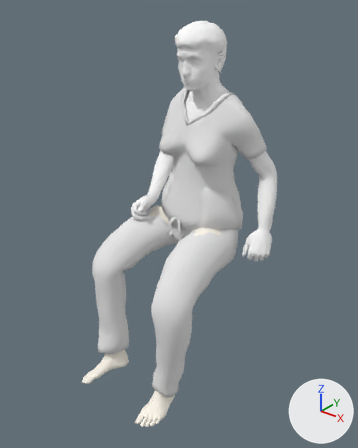
What one commit did to the Blender file blend/woman/w2/w2_A.blend.
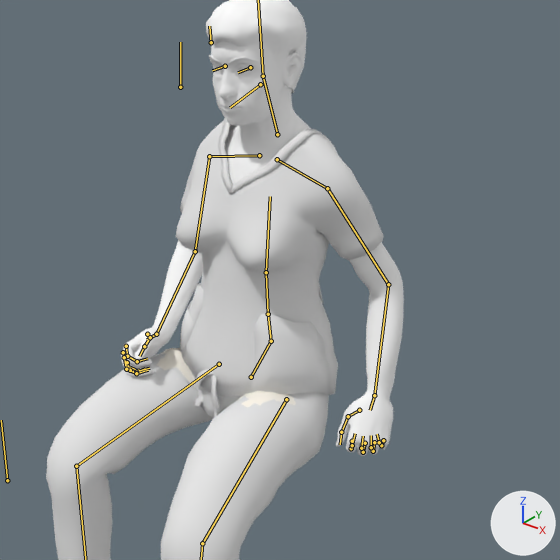
Each version is shown whole from a 50 mm lens placed at (1.368, -1.405, 1.922), pointed at (0.11, 0.167, 0.948), then close up on the part from 19% to 100% of the width and 6% to 70% of the height. Lighting does not change. The marker at lower right points along +X, +Y and +Z. Both versions are drawn at frame 278 of the action '0040_sit_with_help'; the numbers are the values there. The bones that bend it are drawn over the model as lines in the close-ups.

The first close-up shows 'W2:Female_generic', 'W2:Harvey_fscrubbottoms2', 'W2:Harvey_fscrubtop2', 'W2:Short02'.
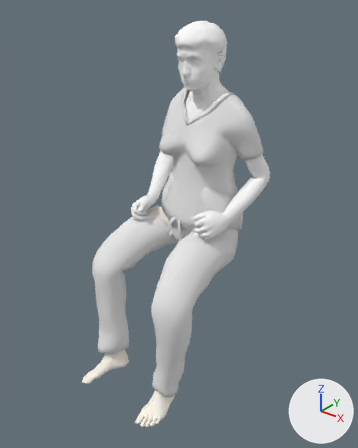
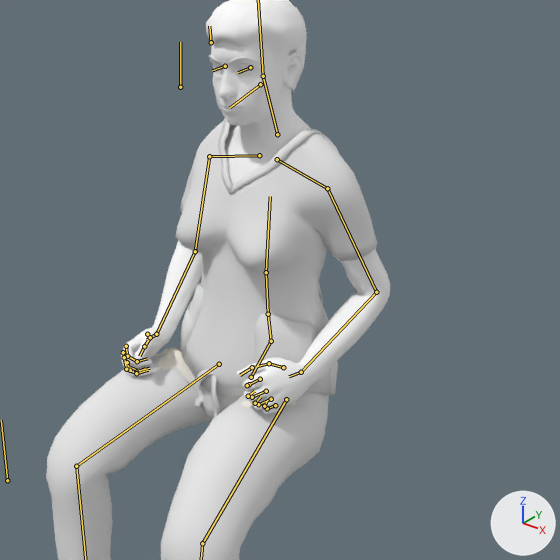
What the commit changed:
Bone 'hp.L' (bone_hp_l) moves from (-0.145, -0.178, -0.227) to (0.03, -0.139, -0.291).
Bone 'hp.L' (bone_hp_l) turns from (-19, 20, 9) to (-7, -18, -37) degrees about its own x, y and z.

Where the change shows, as pixel boxes (x1, y1, x2, y2) in the close-ups (560 x 560 px):
'W2:Harvey_fscrubtop2', posed
    before: (176, 118, 383, 396)
    after: (176, 118, 377, 396)
'W2:Female_generic', posed
    before: (106, 41, 404, 474)
    after: (106, 41, 390, 474)
